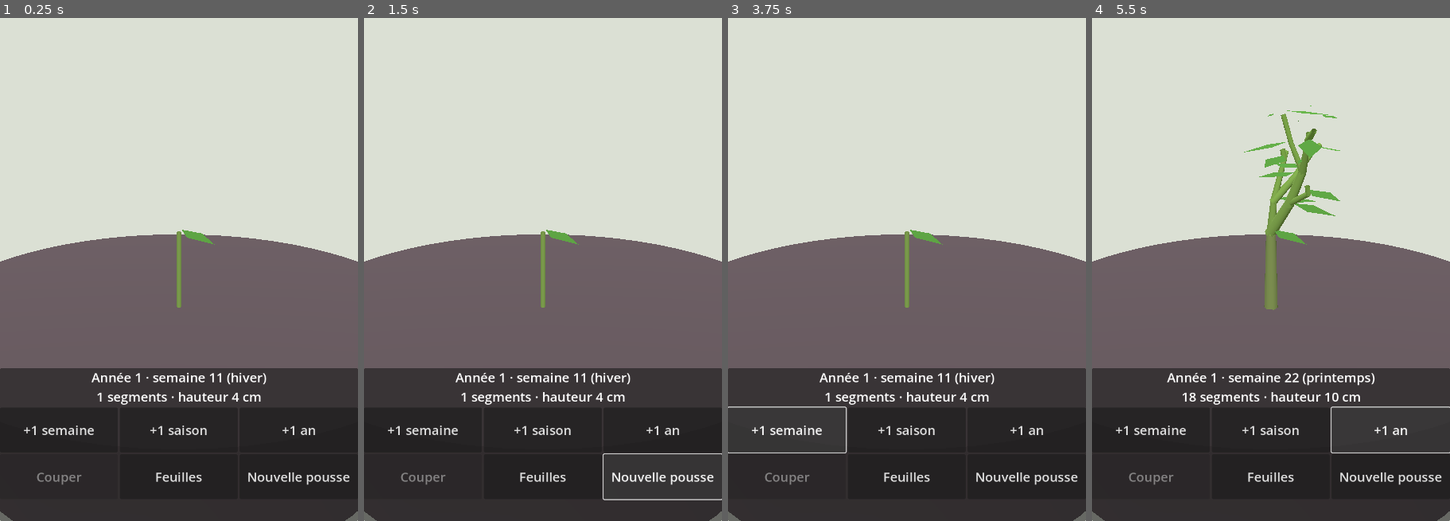
Above: before the commit, frames 1-4 (left to right).
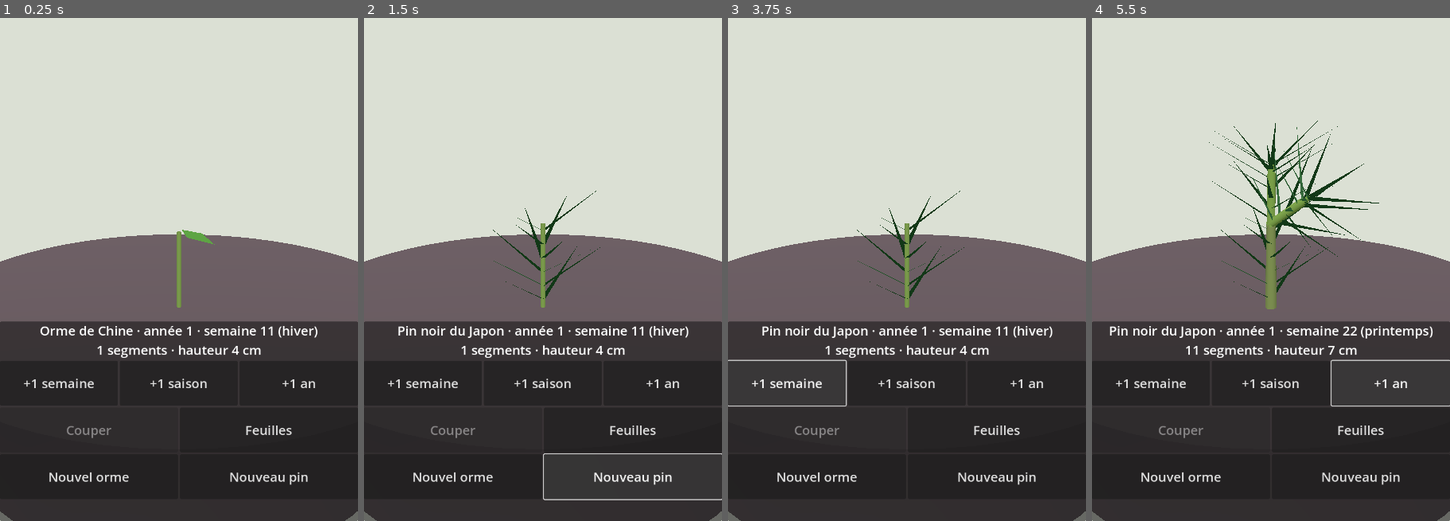
Above: after the commit, the same moments.

Repository: Ankool29/bonzai
Game: Godot game, scene res://scenes/main.tscn
The game is run twice, just before and just after one commit, with the same random seed, the same clock (stepped at 60 frames per second) and the same inputs.
Inputs (mouse positions are in pixels of both pictures, inside the frame that each line leads up to):
- Up to frame 1 (0.25 s): no input
- Up to frame 2 (1.5 s): click (453, 475) at 0.5 s, where only the run after the commit has a clickable "Nouvel orme"; click (632, 475) at 1.25 s, where only the run after the commit has a clickable "Nouveau pin"
- Up to frame 3 (3.75 s): click (1025, 475) at 2 s, where only the run before the commit has a clickable "Nouvelle pousse"; click (1025, 475) at 2.75 s, where only the run before the commit has a clickable "Nouvelle pousse"; click "+1 semaine" at 3.5 s
- Up to frame 4 (5.5 s): click "+1 saison" at 4.25 s; click "+1 an" at 5 s

The runs differ from the first frame. In frame 1, 11% of the frame differs, in the area x 0-100%, y 60-93%; in frame 2, 12%; in frame 3, 12%; in frame 4, 15%, in the area x 0-100%, y 17-93%.

Commit message:
Étape 4 : pin noir du Japon (fiches espèces, couronnes de bourgeons, aiguilles)
Co-Authored-By: Claude Opus 5.5 <noreply@anthropic.com>
Claude-Session: https://claude.ai/code/session_01MAppfJEzF7Td7hJP7q14tM

Diff:
--- a/scripts/main.gd
+++ b/scripts/main.gd
@@ -98,7 +98,10 @@
 	box.add_child(row2)
 	cut_btn = _button(row2, "Couper", _cut)
 	_button(row2, "Feuilles", _toggle_leaves)
-	_button(row2, "Nouvelle pousse", _new_tree)
+	var row3 := HBoxContainer.new()
+	box.add_child(row3)
+	_button(row3, "Nouvel orme", func(): _new_tree(Species.ELM))
+	_button(row3, "Nouveau pin", func(): _new_tree(Species.PINE))
 	var bottom := Control.new()  # marge pour la barre de gestes du téléphone
 	bottom.custom_minimum_size.y = 40 * ui_scale
 	box.add_child(bottom)
@@ -148,8 +151,8 @@
 	_refresh()
 
 
-func _new_tree() -> void:
-	sim.reset(randi())
+func _new_tree(species: Dictionary) -> void:
+	sim.reset(randi(), species)
 	selected = -1
 	layout = sim.layout
 	pending = 0
@@ -170,8 +173,8 @@
 		season = "été"
 	elif w >= 37 and w < 50:
 		season = "automne"
-	info.text = "Année %d · semaine %d (%s)\n%d segments · hauteur %d cm" % [
-		sim.week / 52 + 1, w + 1, season, sim.segs.size(), roundi(sim.height() * 100.0)]
+	info.text = "%s · année %d · semaine %d (%s)\n%d segments · hauteur %d cm" % [
+		sim.name, sim.week / 52 + 1, w + 1, season, sim.segs.size(), roundi(sim.height() * 100.0)]
 	target.y = maxf(0.05, sim.height() * 0.45)
 	_update_cam()
 
--- /dev/null
+++ b/scripts/species.gd
@@ -0,0 +1,46 @@
+class_name Species
+## Fiches espèces : chaque clé remplace la variable du même nom dans TreeSim.
+
+const ELM := {
+	"name": "Orme de Chine",
+	"internode": 0.018,
+	"alpha": 1.6,
+	"apical": 0.53,
+	"max_per_flush": 4,
+	"branch_angle": deg_to_rad(45.0),
+	"phyllotaxy": deg_to_rad(180.0),  # alterne distique
+	"w_light": 0.35,
+	"w_up": 0.12,
+	"jitter": 0.12,
+	"shed_ratio": 0.04,
+	"bud_life": 52 * 8,
+	"backbud_chance": 0.6,
+	"capacity": 1500,
+	"max_sprouts": 4,
+	"flushes": {15: 1.0, 18: 1.0, 21: 0.8, 27: 0.5},
+	"whorl": 0,          # bourgeon latéral à chaque nœud
+	"leaf_years": 0,     # caduc
+}
+
+## Pin noir du Japon : une poussée par an (chandelle), bourgeons en couronne au bout de la pousse,
+## forte dominance apicale, aiguilles 3 ans, presque pas de rebourgeonnage sur le vieux bois.
+const PINE := {
+	"name": "Pin noir du Japon",
+	"internode": 0.02,
+	"alpha": 1.6,
+	"apical": 0.62,
+	"max_per_flush": 5,
+	"branch_angle": deg_to_rad(70.0),
+	"phyllotaxy": deg_to_rad(137.5),  # spirale
+	"w_light": 0.2,
+	"w_up": 0.1,
+	"jitter": 0.05,
+	"shed_ratio": 0.06,  # aime la lumière
+	"bud_life": 52 * 3,  # les bourgeons latents meurent avec les aiguilles
+	"backbud_chance": 0.1,
+	"capacity": 3000,
+	"max_sprouts": 0,
+	"flushes": {16: 1.0, 27: 0.3},
+	"whorl": 4,
+	"leaf_years": 3,
+}
--- a/scripts/tree_mesh.gd
+++ b/scripts/tree_mesh.gd
@@ -12,6 +12,8 @@
 const LEAF := Color(0.3, 0.55, 0.2)
 const LEAF_AUTUMN := Color(0.85, 0.7, 0.2)
 const LEAF_LEN := 0.02                  # orme : petite feuille ovale (~2 cm)
+const NEEDLE := Color(0.13, 0.33, 0.16)
+const NEEDLE_LEN := 0.035               # pin noir en bonsaï : aiguilles de 3 à 5 cm
 
 
 static func build(sim: TreeSim, highlight: PackedInt32Array, t: float, leaves: bool) -> ArrayMesh:
@@ -65,7 +67,10 @@
 			for v in [p0, p0 + 1, p1, p1, p0 + 1, p1 + 1]:
 				idx.append(v)
 		if leaves and not s.dry:
-			_leaf(s, t, f, weak[i] == 1, marked.has(i), verts, norms, cols, idx)
+			if sim.leaf_years > 0:
+				_needles(s, t, f, d, l, sim.leaf_years, weak[i] == 1, marked.has(i), verts, norms, cols, idx)
+			else:
+				_leaf(s, t, f, weak[i] == 1, marked.has(i), verts, norms, cols, idx)
 	var mesh := ArrayMesh.new()
 	if verts.is_empty():
 		return mesh
@@ -108,3 +113,36 @@
 		cols.append(col)
 	for k in [0, 1, 2, 0, 2, 3]:
 		idx.append(base + k)
+
+
+## Aiguilles de pin : par paires, le long des pousses des dernières années (persistantes).
+static func _needles(s: TreeSim.Seg, t: float, f: float, d: Vector3, l: float, years: int, weak: bool,
+		selected: bool, verts: PackedVector3Array, norms: PackedVector3Array, cols: PackedColorArray,
+		idx: PackedInt32Array) -> void:
+	if t - s.born > years * 52:
+		return
+	var col := NEEDLE.lerp(WEAK, 0.6) if weak else NEEDLE
+	if selected:
+		col = SELECTED
+	var a := d.cross(Vector3.UP)
+	if a.length() < 0.01:
+		a = d.cross(Vector3.RIGHT)
+	a = a.normalized()
+	var b := d.cross(a)
+	var pairs := clampi(int(l / 0.004), 1, 6)
+	var nl := NEEDLE_LEN * f
+	for k in pairs:
+		var p := s.start + d * l * (k + 0.5) / pairs
+		var ang := s.phase + k * 2.4
+		for side in [0.0, PI]:
+			var r := a * cos(ang + side) + b * sin(ang + side)
+			var dir := (d * 0.6 + r).normalized()
+			var wv := dir.cross(r).normalized() * 0.0012
+			var base := verts.size()
+			for q in [p - wv, p + wv, p + dir * nl]:
+				verts.append(q)
+				norms.append(r)
+				cols.append(col)
+			idx.append(base)
+			idx.append(base + 1)
+			idx.append(base + 2)
--- a/scripts/tree_sim.gd
+++ b/scripts/tree_sim.gd
@@ -34,7 +34,8 @@
 	var v_term := 0.0
 	var v_lat := 0.0
 
-# --- Paramètres de l'espèce : orme de Chine (seront sortis dans une fiche espèce plus tard) ---
+# --- Paramètres de l'espèce (valeurs de l'orme ; remplacés par la fiche de scripts/species.gd) ---
+var name := "Orme de Chine"
 var internode := 0.018
 var alpha := 1.6              # vigueur totale = alpha × lumière captée
 var apical := 0.53            # part de vigueur donnée à l'axe principal (λ)
@@ -56,9 +57,10 @@
 var release_boost := 3.0
 var sprout_excess := 1.4      # réserves / lumière au-delà duquel des rejets apparaissent
 var max_sprouts := 4
-
+var whorl := 0                # >0 : bourgeons seulement en couronne au bout de la pousse (pin)
+var leaf_years := 0           # 0 : caduc ; sinon durée de vie des aiguilles (le réveil n'a lieu que là où il y en a)
 ## Semaine de l'année -> force de la poussée (printemps puis petite poussée d'été).
-const FLUSHES := {15: 1.0, 18: 1.0, 21: 0.8, 27: 0.5}
+var flushes := {15: 1.0, 18: 1.0, 21: 0.8, 27: 0.5}
 const GROW_WEEKS := 3.0       # durée d'allongement d'une pousse (écart entre deux poussées)
 const DIEBACK_WEEK := 35      # fin d'été : bilan de lumière des branches
 
@@ -80,7 +82,9 @@
 var rng := RandomNumberGenerator.new()
 
 
-func reset(seed_value: int = 1) -> void:
+func reset(seed_value: int = 1, species: Dictionary = Species.ELM) -> void:
+	for k in species:
+		set(k, species[k])
 	rng.seed = seed_value
 	segs.clear()
 	reserve = 0.0
@@ -96,8 +100,8 @@
 func step_week() -> void:
 	week += 1
 	var w := week % 52
-	if FLUSHES.has(w):
-		_flush(FLUSHES[w])
+	if flushes.has(w):
+		_flush(flushes[w])
 	if w == DIEBACK_WEEK:
 		_dieback()
 	if w == 0:
@@ -116,7 +120,8 @@
 		if j < 0:
 			break
 		var p := segs[j]
-		if not p.dry and not p.lat_bud and p.lat_child < 0 and rng.randf() < backbud_chance:
+		var leafy := leaf_years == 0 or week - p.born < leaf_years * 52
+		if leafy and not p.dry and not p.lat_bud and p.lat_child < 0 and rng.randf() < backbud_chance:
 			p.phase = rng.randf() * TAU
 			_set_lateral(p, (p.end - p.start).normalized())
 		if k < release_nodes:
@@ -182,7 +187,7 @@
 ## taille sévère), des bourgeons adventifs percent sur le vieux bois, surtout en bas du tronc.
 func _sprouts() -> bool:
 	var excess := reserve / maxf(segs[0].light, 0.01)
-	if excess < sprout_excess or segs.size() < 10:
+	if max_sprouts == 0 or excess < sprout_excess or segs.size() < 10:
 		return false
 	var n := mini(int((excess - sprout_excess) * 4.0) + 1, max_sprouts)
 	for k in n:
@@ -325,8 +330,29 @@
 			first = idx
 		else:
 			segs[prev].main_child = idx
+		if whorl > 0:
+			s.lat_bud = false  # pin : pas de bourgeon le long de la chandelle
 		prev = idx
 		p = s.end
+	if whorl > 0 and not spur:
+		# Couronne de bourgeons au bout de la pousse : entre-nœuds minuscules en spirale.
+		var t0 := segs[prev].born + segs[prev].grow_time
+		for k in whorl:
+			var s := Seg.new()
+			s.parent = prev
+			s.start = p
+			s.end = p + d * internode * 0.06
+			s.radius = tip_radius
+			s.grow_time = 0.2
+			s.born = t0
+			phase += deg_to_rad(137.5)
+			s.phase = phase
+			_set_lateral(s, d)
+			s.lat_q = rng.randf_range(0.6, 1.4)
+			segs.append(s)
+			segs[prev].main_child = segs.size() - 1
+			prev = segs.size() - 1
+			p = s.end
 	segs[prev].term_bud = true
 	return first
 
Not shown, changed: CLAUDE.md
Not shown, changed: docs/A_CORRIGER.md
Not shown, added: docs/ETAPE4.md
